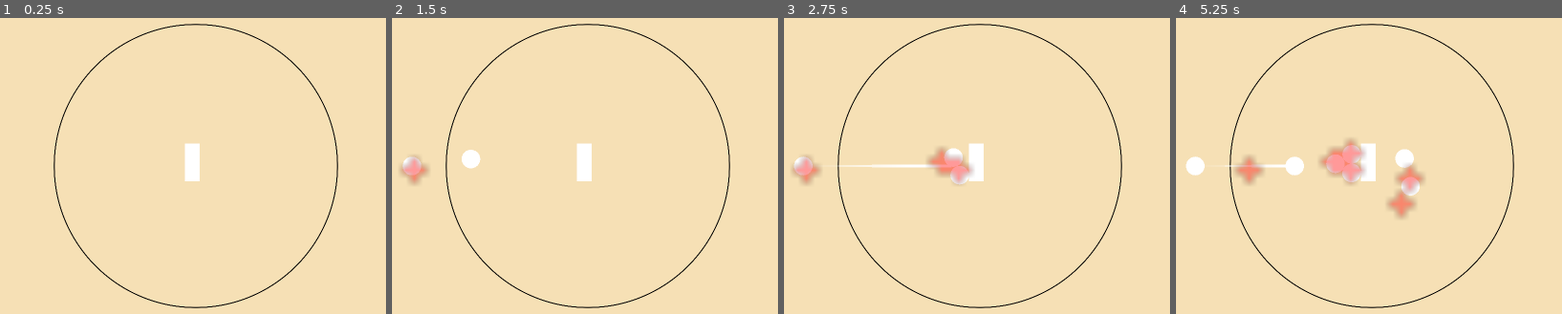
Above: before the commit, frames 1-4 (left to right).
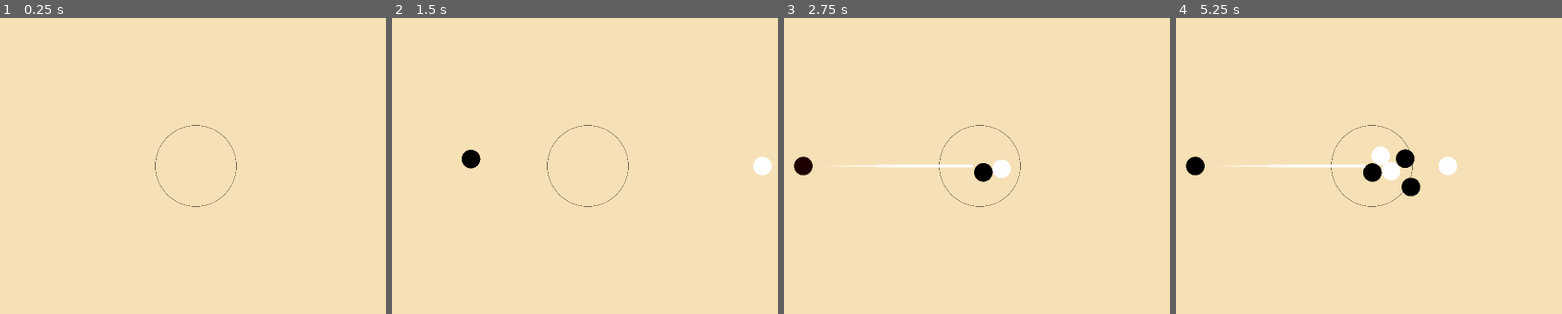
Above: after the commit, the same moments.

Repository: aeriab/Orbital_Go
Game: Godot game, scene res://game/game.tscn
Two runs of this game, one before a commit and one after it. Both use one fixed random seed, a clock stepped at 60 frames per second and the inputs below.
Inputs (mouse positions are in pixels of both pictures, inside the frame that each line leads up to):
- Up to frame 1 (0.25 s): no input
- Up to frame 2 (1.5 s): tap Enter at 0.5 s; move the mouse to (754, 145) at 0.52 s; press the mouse at (754, 145) at 0.53 s; tap Space at 1.25 s; move the mouse to (434, 186) at 1.27 s; release the mouse at (434, 186) at 1.28 s; click (434, 186) at 1.35 s
- Up to frame 3 (2.75 s): move the mouse to (1058, 71) at 2.02 s; press the mouse at (1058, 71) at 2.03 s
- Up to frame 4 (5.25 s): move the mouse to (1334, 251) at 2.77 s; release the mouse at (1334, 251) at 2.78 s; click (1334, 251) at 2.85 s; move the mouse to (outside the picture) at 3.52 s; press the mouse at (outside the picture) at 3.53 s; move the mouse to (outside the picture) at 4.27 s; release the mouse at (outside the picture) at 4.28 s; click (outside the picture) at 4.35 s; move the mouse to (1411, 166) at 5.02 s; press the mouse at (1411, 166) at 5.03 s

The runs differ from the first frame. In frame 1, 2.0% of the frame differs, in the area x 13-88%, y 1-99%; in frame 2, 2.9%; in frame 3, 3.6%; in frame 4, 5.7%, in the area x 2-88%, y 1-99%.

Commit message:
basic alarm and game finish logic

Diff:
--- a/autoloads/Global.gd
+++ b/autoloads/Global.gd
@@ -1,7 +1,7 @@
 extends Node
 
-var is_black_turn: bool = true
+var is_black_turn: bool = false
 
 var gravity: float = 9.8
 
-var finish_radius: float = 350.0
+var finish_radius: float = 100.0
--- a/autoloads/StoneManager.gd
+++ b/autoloads/StoneManager.gd
@@ -2,7 +2,7 @@
 extends Node
 
 # --- Debug Visualization ---
-var debug_enabled: bool = true
+var debug_enabled: bool = false
 var debug_sprite: Sprite2D = null
 var debug_image: Image = null
 var debug_texture: ImageTexture = null
@@ -15,7 +15,7 @@
 
 
 # --- Grid Configuration ---
-const GRID_SIZE: int = 48
+const GRID_SIZE: int = 64
 
 @export var world_radius: float = 500.0
 @export var capture_interval: float = 0.4
--- a/game/game.tscn
+++ b/game/game.tscn
@@ -1,13 +1,10 @@
-[gd_scene load_steps=7 format=3 uid="uid://b8pt6dxfyal5k"]
+[gd_scene load_steps=6 format=3 uid="uid://b8pt6dxfyal5k"]
 
 [ext_resource type="PackedScene" uid="uid://ca8du4avx1yur" path="res://stone/Stone.tscn" id="1_80nbo"]
 [ext_resource type="Script" uid="uid://cl8rjugaouj0n" path="res://game/finish_line_sprite.gd" id="2_dxrkv"]
 [ext_resource type="Script" uid="uid://c455fht0j102m" path="res://game/input_handler.gd" id="2_e2o6t"]
 [ext_resource type="Texture2D" uid="uid://dipl25rh160l8" path="res://game/Orbital_Go_Individual_finish.png" id="4_4fuuu"]
 [ext_resource type="Script" uid="uid://cwfsl25rho6lh" path="res://trajectory/trajectory_trace_handler.gd" id="4_fc0e3"]
-
-[sub_resource type="RectangleShape2D" id="RectangleShape2D_4fuuu"]
-size = Vector2(37, 93)
 
 [node name="Game" type="Node2D"]
 
@@ -46,12 +43,3 @@
 
 [node name="WhiteStartLocation" type="Node2D" parent="."]
 position = Vector2(431.807, 0)
-
-[node name="StaticBody2D" type="StaticBody2D" parent="."]
-
-[node name="CollisionShape2D" type="CollisionShape2D" parent="StaticBody2D"]
-position = Vector2(-8.5, -8.5)
-shape = SubResource("RectangleShape2D_4fuuu")
-
-[node name="Polygon2D" type="Polygon2D" parent="StaticBody2D"]
-polygon = PackedVector2Array(10, 38, -27, 38, -27, -55, 10, -55)
--- a/stone/Stone.gd
+++ b/stone/Stone.gd
@@ -11,23 +11,33 @@
 # Bigger = more forgiving enclosures. Smaller = tighter walls.
 @export var paint_radius: float = 0.0
 
+# --- Out-of-Bounds / Game Over ---
+@export var finish_min_velocity: float = 10.0
+@export var finish_time_limit: float = 3.0
+
+var _finish_timer: float = 0.0
+var _base_color: Color
 
 func _ready():
 	if (Global.is_black_turn):
 		polygon_2d.self_modulate = p1_color
+		_base_color = p1_color
 		team = "White"
 		add_to_group("White")
 	else:
 		polygon_2d.self_modulate = p2_color
+		_base_color = p2_color
 		team = "Black"
 		add_to_group("Black")
 
-	#Global.is_black_turn = !Global.is_black_turn
+	Global.is_black_turn = !Global.is_black_turn
 	sleeping = false
 
 	StoneManager.register_stone(self)
 
-func _physics_process(_delta: float) -> void:
+func _physics_process(delta: float) -> void:
+	_update_finish_timer(delta)
+
 	if not freeze:
 		apply_central_force(stone_acceleration(global_position))
 
@@ -50,3 +60,32 @@
 		# Transform from Polygon2D local space → world space
 		world_points.append(polygon_2d.global_transform * point)
 	return world_points
+
+
+
+# --- Out-of-Bounds Timer ---
+# When a stone drifts outside the play zone and slows down,
+# a timer starts. If it stays out for finish_time_limit seconds,
+# the game ends. The stone pulses increasingly red as a warning.
+func _update_finish_timer(delta: float) -> void:
+	var is_outside = global_position.length() > Global.finish_radius
+	var is_slow = linear_velocity.length() < finish_min_velocity
+	if is_outside and is_slow:
+		_finish_timer += delta
+	elif not is_outside:
+		_finish_timer = 0.0
+	# Visual warning: lerp toward red based on how close to game over
+	if _finish_timer > 0.0:
+		var danger = clampf(_finish_timer / finish_time_limit, 0.0, 1.0)
+		# Blend base color → red, and pulse using a sine wave that
+		# speeds up as danger increases
+		var pulse_speed = lerpf(2.0, 8.0, danger)
+		var pulse = (1.0 + sin(Time.get_ticks_msec() * 0.001 * pulse_speed * TAU)) * 0.5
+		var swell = lerpf(0.0, danger, pulse)
+		polygon_2d.self_modulate = _base_color.lerp(Color.RED, swell)
+	else:
+		polygon_2d.self_modulate = _base_color
+
+	if _finish_timer >= finish_time_limit:
+		print("GAME OVER!!!!")
+		# TODO: signal to a game manager, show UI, etc.
